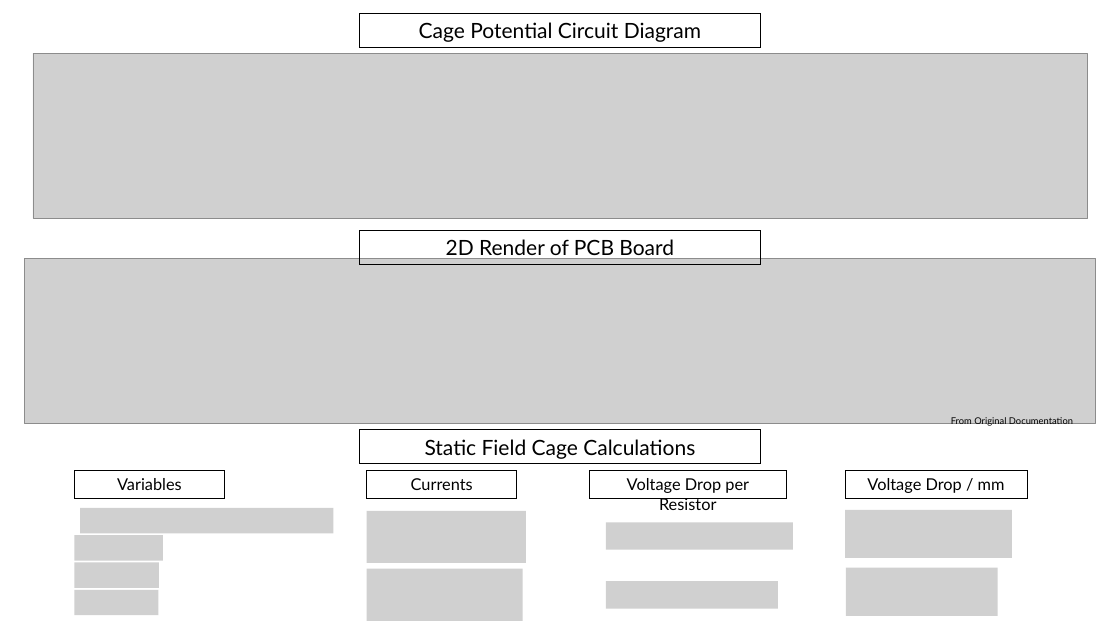
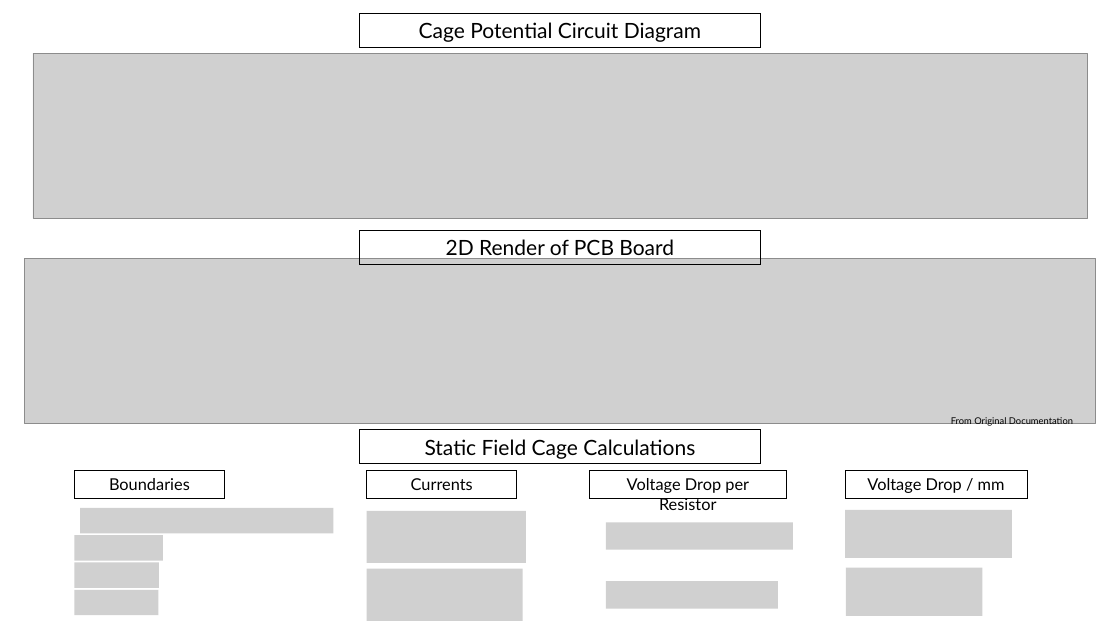
Before and after one commit to barajasalfredo13/UTAH-TPC-Simulation-and-Models, a slide deck: slide 5 of z.ReadMeAssets/UTAH Github.pptx. Drawn at 1120x630 pixels with LibreOffice and Linux fonts; fonts in the diff are those of the drawing; grey boxes stand for pictures. Boxes give left, top, right and bottom in pixels: in the first picture for what was removed or moved away, otherwise in the second. Text is boxed around its words. In the diff, an @@ line names an element or a change of style, - is before the commit and + after.

```diff
--- a/z.ReadMeAssets/UTAH Github.pptx
+++ b/z.ReadMeAssets/UTAH Github.pptx
@@ text in rectangle at box(109, 478, 190, 490): text changed @@
-Variables
+Boundaries
@@ picture: place and size @@
-picture at box(846, 568, 998, 617)
+picture at box(846, 568, 983, 617)
```
Also in this commit, not shown: 2 other slides changed, 4 other files.
